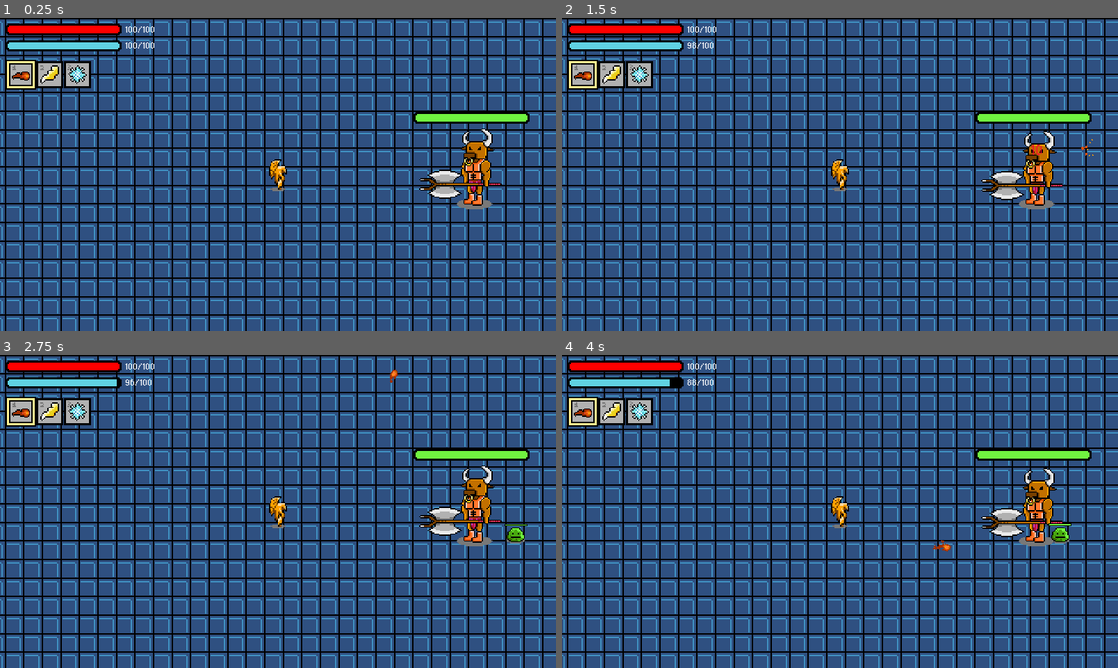
Above: before the commit, frames 1-4 (two rows, left to right).
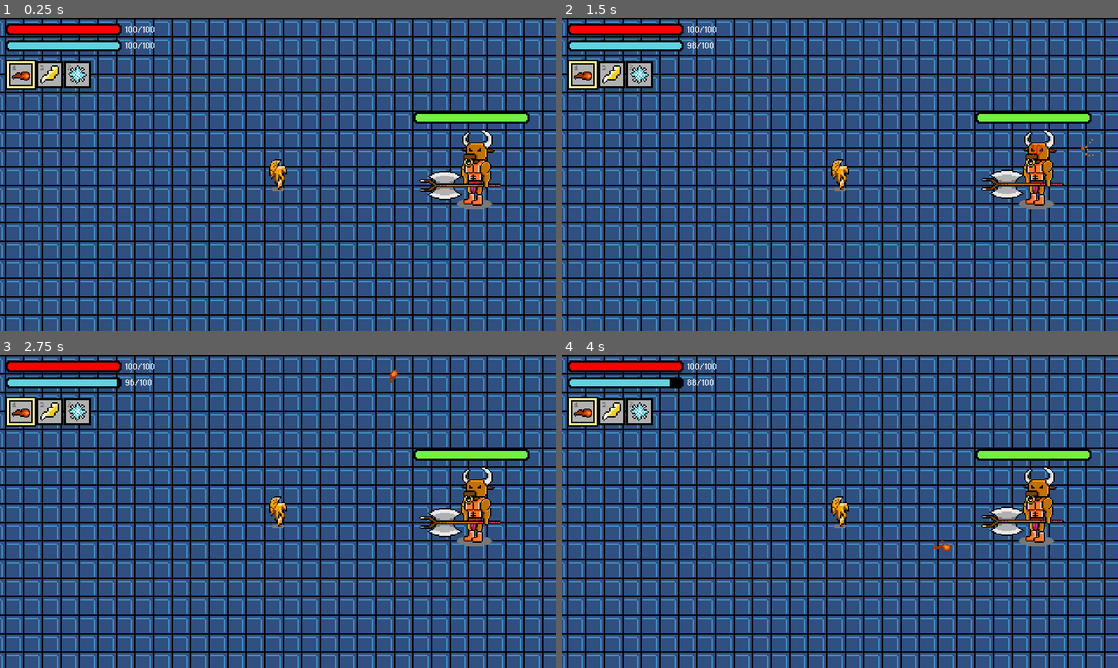
Above: after the commit, the same moments.

Repository: jonathanlin0/Theseus
Game: Godot game, scene res://Misc/Testing_Scene.tscn
Same seed, same stepped clock (60 frames per second), same inputs: the game is played once before the commit and once after it. Sound files missing from this copy of the repository are replaced by a short silence.
Inputs (mouse positions are in pixels of both pictures, inside the frame that each line leads up to):
- Up to frame 1 (0.25 s): no input
- Up to frame 2 (1.5 s): tap Enter at 0.5 s; move the mouse to (962, 158) at 0.52 s; hold Up (ui_up) 0.53-1.28 s; click (962, 158) at 0.6 s; tap Keypad Enter (ui_accept) at 0.77 s; move the mouse to (728, 190) at 1.27 s; tap Shift at 1.35 s
- Up to frame 3 (2.75 s): tap Keypad Enter (ui_accept) at 1.52 s; move the mouse to (333, 442) at 2.02 s; hold Up (ui_up) from 2.03 s (still down); click (333, 442) at 2.1 s
- Up to frame 4 (4 s): move the mouse to (812, 574) at 2.77 s; tap Shift at 2.85 s; click (812, 574) at 2.92 s; tap Keypad Enter (ui_accept) at 3.02, 3.77 s; move the mouse to (1006, 558) at 3.52 s; release Up (ui_up) at 3.53 s; click (1006, 558) at 3.6 s

The runs differ from the first frame. In frame 1, 0.8% of the frame differs, in the area x 75-91%, y 35-59%; in frame 2, 0.7%; in frame 3, 0.9%, in the area x 75-95%, y 35-61%; in frame 4, 0.9%.

Commit message:
Fix minotaur bug

Diff:
--- a/Theseus/Bosses/Minotaur/Minotaur.gd
+++ b/Theseus/Bosses/Minotaur/Minotaur.gd
@@ -32,7 +32,7 @@
 		var difference_x = master_data.player_x - global_position.x
 		var difference_y = master_data.player_y - global_position.y
 
-		print(difference_x)
+
 
 		if abs(difference_x) > 32:
 
@@ -49,10 +49,18 @@
 
 				if difference_x > 0:
 					direction = "right"
-					scale.x = -1
+					#scale.x = -1
+					$AnimatedSprite.flip_h = true
+					$Attack_Areas/axe_area.position.x = 100
+					$Attack_Areas/jab_area.position.x = 17
+					$CollisionShape2D.position.x = -33
 				if difference_x < 0:
 					direction = "left"
-					scale.x = 1
+					#scale.x = 1
+					$AnimatedSprite.flip_h = false
+					$Attack_Areas/axe_area.position.x = -100
+					$Attack_Areas/jab_area.position.x = -17
+					$CollisionShape2D.position.x = -25
 
 
 
--- a/Theseus/Bosses/Minotaur/Minotaur.tscn
+++ b/Theseus/Bosses/Minotaur/Minotaur.tscn
@@ -263,7 +263,7 @@
 material = SubResource( 55 )
 frames = SubResource( 51 )
 animation = "idle"
-frame = 3
+frame = 2
 playing = true
 
 [node name="CollisionShape2D" type="CollisionShape2D" parent="."]
--- a/Theseus/Misc/Testing_Scene.gd
+++ b/Theseus/Misc/Testing_Scene.gd
@@ -19,8 +19,4 @@
 
 
 func _on_Timer_timeout():
-
-	temp[0].queue_free()
-	var current_mob = SMALL_SLIME.instance()
-	get_parent().add_child(current_mob)
-	current_mob.global_position = Vector2(240,135)
+	pass
